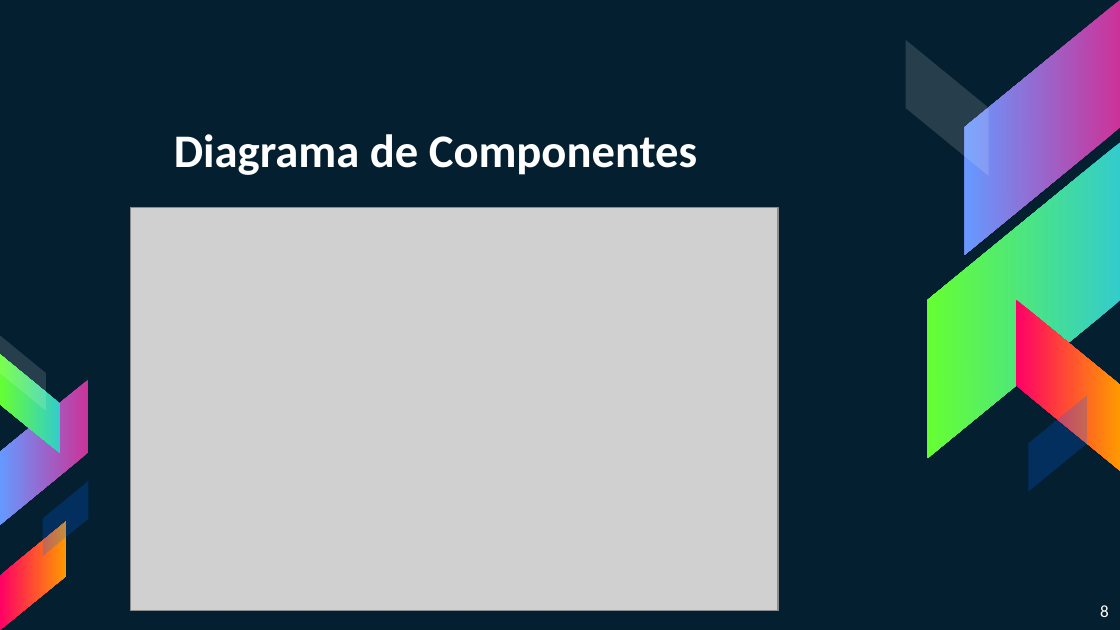
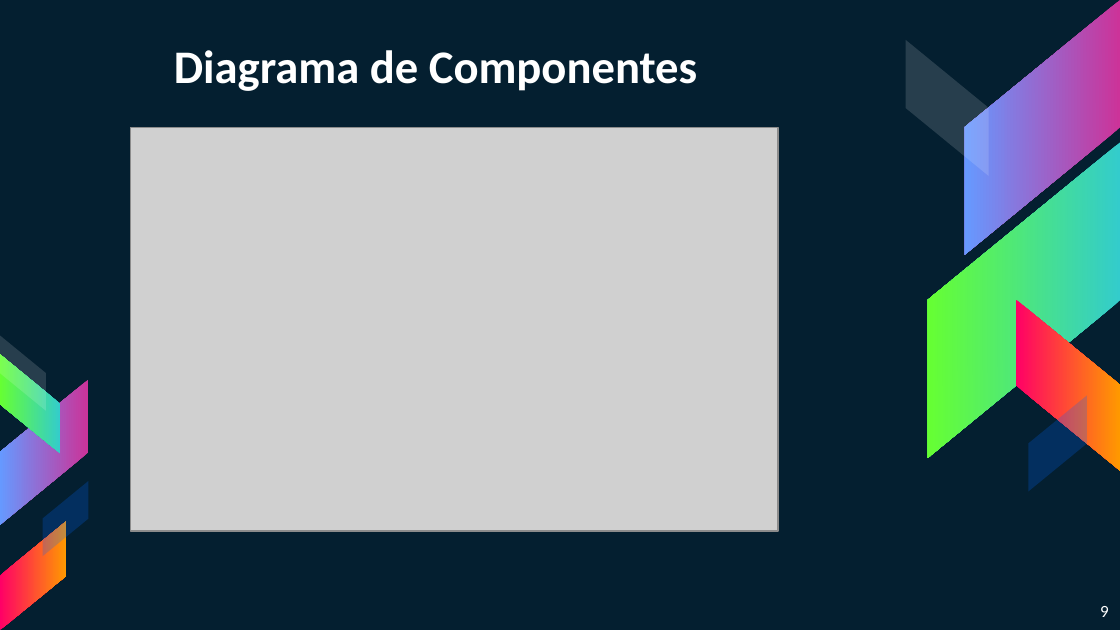
Before and after one commit to LauraCamilaPaez/Microservices-Architecture, a slide deck: slide 9 of power-point/arquitectura de micro servicios.pptx (slide 8 before the commit). Drawn at 1120x630 pixels with LibreOffice and Linux fonts; fonts in the diff are those of the drawing; grey boxes stand for pictures. Boxes give left, top, right and bottom in pixels: in the first picture for what was removed or moved away, otherwise in the second. Text is boxed around its words. In the diff, an @@ line names an element or a change of style, - is before the commit and + after.

```diff
--- a/power-point/arquitectura de micro servicios.pptx
+++ b/power-point/arquitectura de micro servicios.pptx
@@ title "Diagrama de Componentes": place and size @@
-title "Diagrama de Componentes" at box(174, 134, 697, 175)
+title "Diagrama de Componentes" at box(174, 50, 697, 91)
@@ picture: place and size @@
-picture at box(131, 207, 778, 610)
+picture at box(131, 128, 778, 531)
@@ page number at box(1100, 606, 1109, 617): text changed @@
-8
+9
```
Also in this commit, not shown: 4 slides removed.
